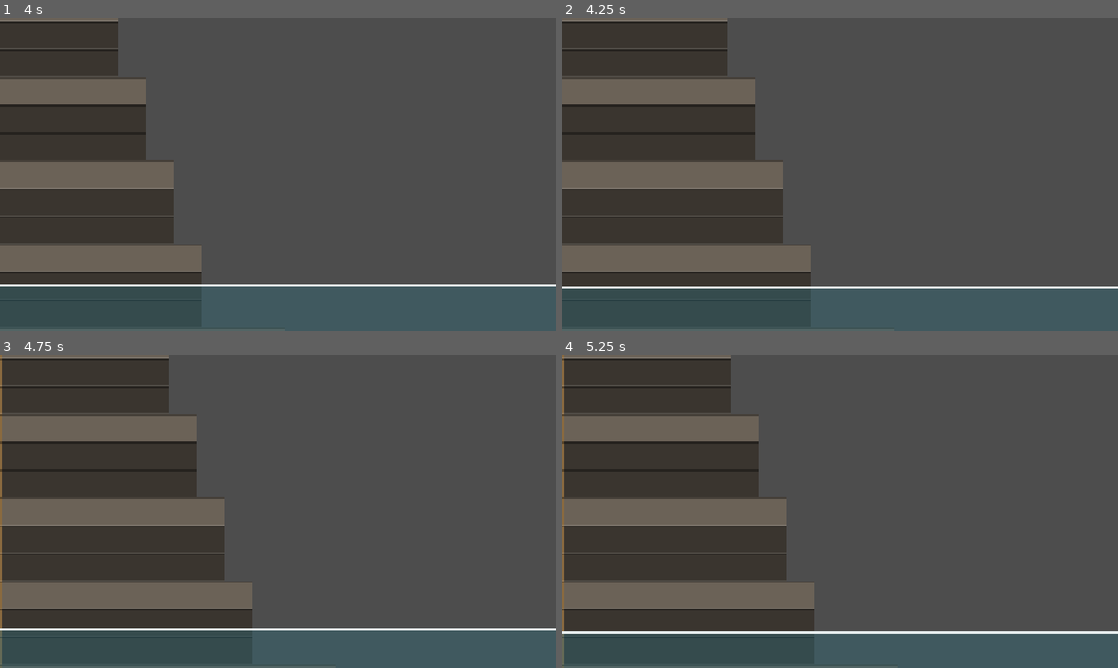
Above: before the commit, frames 1-4 (two rows, left to right).
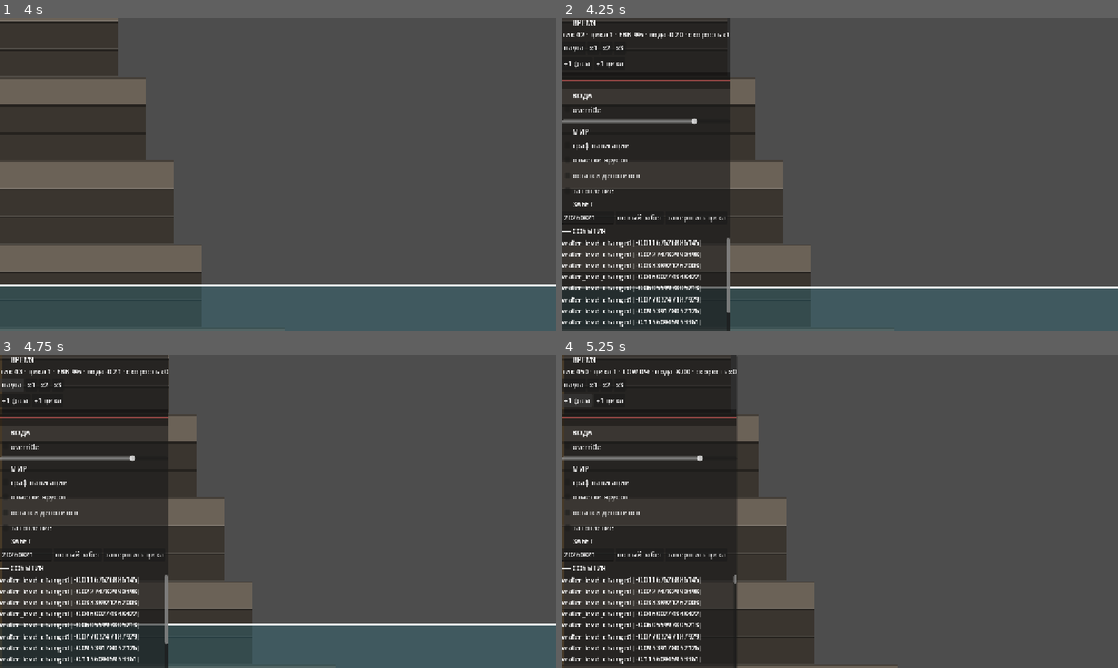
Above: after the commit, the same moments.

Repository: letbakty/tidebound
Game: Godot game, scene res://game/main.tscn
Same seed, same stepped clock (60 frames per second), same inputs: the game is played once before the commit and once after it.
Inputs (mouse positions are in pixels of both pictures, inside the frame that each line leads up to):
- Up to frame 1 (4 s): tap Enter at 0.5, 3.5 s; move the mouse to (400, 158) at 0.52 s; hold D (pan_right) 0.53-1.25 s; tap M (beacon) at 0.6 s; click (400, 158) at 0.67 s; drag from (166, 190) to (250, 237) at 1.27 s; tap Space (recall) at 2 s; move the mouse to (333, 105) at 2.02 s; hold D (pan_right) 2.03-2.75 s; tap P (policies) at 2.1 s; click (333, 105) at 2.17 s; drag from (250, 237) to (111, 127) at 2.77 s; move the mouse to (444, 221) at 3.52 s; hold A (pan_left) from 3.53 s (still down); tap 1 (speed_1) at 3.6 s; click (444, 221) at 3.67 s
- Up to frame 2 (4.25 s): keep holding A (pan_left); tap F1 (debug_panel) at 4.15 s
- Up to frame 3 (4.75 s): release A (pan_left) at 4.25 s; click (11, 386) at 4.25 s, where only the run after the commit has a clickable "пауза"
- Up to frame 4 (5.25 s): click (578, 401) at 5 s, where only the run after the commit has a clickable "+1 фаза"

Frame 1 is identical in both runs. In frame 2, 16% of the frame differs, in the area x 0-31%, y 0-100%; in frame 3, 17%; in frame 4, 19%, in the area x 0-100%, y 0-100%.

Commit message:
Этап 03: дебаг-панель и оверлеи мира
debug/debug_panel.gd+tscn: F1-тумблер, секции Время/Вода/Мир/Забег/События,
график времени тика, кольцевой буфер лога на 200 строк, подписка на все 45
сигналов Events рефлексией (заодно санитария сигналов для этапа 19).
debug/debug_overlay.gd: граф навигации, отметки ярусов, остатки депозитов,
затопление; перерисовка по событиям, ранний выход при выключенных оверлеях.
sim/tide.gd: level_override (NAN = выкл), в сейв не пишется.
autoload/game.gd: debug_fast_forward + флаг fast_forwarding, счёт тиков до
границы фазы/цикла.

Проверено на живой сцене: F1 работает при фокусе в поле сида, оверрайд воды
двигает WaterView и is_flooded в тот же кадр, лог не растёт сверх 200,
ошибок маппинга событий нет. Панель создаётся через load() под
OS.is_debug_build(), а не прячется.

Diff:
--- a/godot/autoload/game.gd
+++ b/godot/autoload/game.gd
@@ -21,6 +21,9 @@
 ## Сколько событий не нашли своего сигнала. Этапу 19 это даёт бесплатную
 ## «санитарию сигналов»: прогон забега с проверкой, что счётчик остался нулём.
 var _error_count: int = 0
+## Поднят на время промотки времени дебаг-панелью: View-ноды пропускают
+## анимации и создают/удаляют себя без Tween'ов.
+var fast_forwarding: bool = false
 
 func _physics_process(delta: float) -> void:
 	if speed == 0 or world == null:
@@ -70,6 +73,34 @@
 		return 0.0
 	return float(world.clock.total_ticks()) * STEP + _accum
 
+## Промотка времени для дебаг-панели (этап 03). Гейт стоит здесь, а не только
+## в панели: один рубеж защиты — это ноль рубежей.
+func debug_fast_forward(ticks: int) -> void:
+	if not OS.is_debug_build() or world == null:
+		return
+	# View-ноды по этому флагу пропускают анимации: 3000 пачек сигналов подряд
+	# иначе захлебнут UI созданием Tween'ов (research/13 §8).
+	fast_forwarding = true
+	for i: int in ticks:
+		world.tick()
+		_flush_events()
+	fast_forwarding = false
+
+## Тиков до ближайшей границы фазы / цикла — для кнопок «+1 фаза» и «+1 цикл».
+func debug_ticks_to_next_phase() -> int:
+	if world == null:
+		return 0
+	return maxi(1, world.clock.phase_len(world.clock.phase) - world.clock.tick_in_phase)
+
+func debug_ticks_to_next_cycle() -> int:
+	if world == null:
+		return 0
+	var left: int = debug_ticks_to_next_phase()
+	var p: int = int(world.clock.phase)
+	for i: int in range(p + 1, SimTypes.PHASE_ORDER.size()):
+		left += world.clock.phase_len(i as SimTypes.Phase)
+	return left
+
 func tick_budget_ms() -> float:
 	return _tick_budget_ms
 
--- /dev/null
+++ b/godot/debug/debug_overlay.gd
@@ -0,0 +1,117 @@
+class_name DebugOverlay
+extends Node2D
+## Оверлеи мира: граф навигации, отметки ярусов, остатки депозитов, затопление.
+##
+## Живёт ВНУТРИ World (в мировом SubViewport), а не на DebugLayer: рисует
+## мировые координаты и получает трансформацию камеры бесплатно. На CanvasLayer
+## пришлось бы переводить мир→экран вручную каждый кадр (research/13 §2).
+
+const COL_EDGE: Color = Color("7fd8a0", 0.85)
+const COL_NODE: Color = Color("e8eff0", 0.9)
+const COL_MARK: Color = Color("ffcc66", 0.55)
+const COL_DEPOSIT: Color = Color("ffffff", 0.95)
+const COL_FLOOD: Color = Color("3aa0d8", 0.22)
+
+var show_graph: bool = false
+var show_marks: bool = false
+var show_deposits: bool = false
+var show_flood: bool = false
+
+var _dirty: bool = false
+var _font: Font = ThemeDB.fallback_font
+var _font_size: int = ThemeDB.fallback_font_size
+
+func _ready() -> void:
+	z_index = 100
+	# unbind(n) отбрасывает лишние аргументы: подключить сигнал с аргументами
+	# к методу без них напрямую нельзя — обработчик молча не вызовется.
+	Events.water_level_changed.connect(_mark_dirty.unbind(1))
+	Events.deposit_changed.connect(_mark_dirty.unbind(1))
+	Events.phase_changed.connect(_mark_dirty.unbind(2))
+	Events.building_placed.connect(_mark_dirty.unbind(1))
+	Events.run_started.connect(_mark_dirty.unbind(1))
+
+func set_flag(name: String, on: bool) -> void:
+	match name:
+		"graph": show_graph = on
+		"marks": show_marks = on
+		"deposits": show_deposits = on
+		"flood": show_flood = on
+		_: push_warning("DebugOverlay: неизвестный оверлей '%s'" % name)
+	queue_redraw()
+
+func _mark_dirty() -> void:
+	_dirty = true
+
+func _process(_delta: float) -> void:
+	# Пачка событий одного кадра схлопывается в одну перерисовку. Здесь же
+	# единственное место, куда добавить «не чаще 10 Гц», если станет тяжело.
+	if _dirty:
+		_dirty = false
+		queue_redraw()
+
+func _draw() -> void:
+	# Ничего не включено — ноль работы, включая обход площадок.
+	if not (show_graph or show_marks or show_deposits or show_flood):
+		return
+	if Game.world == null:
+		return
+	var t: Terrain = Game.world.terrain
+	if show_flood:
+		_draw_flood(t, Game.world.tide.level)
+	if show_marks:
+		_draw_marks(t)
+	if show_graph:
+		_draw_graph(t)
+	if show_deposits:
+		_draw_deposits(t)
+
+func _platform_center(p: Dictionary) -> Vector2:
+	return Vector2(
+		float(int(p["x0"]) + int(p["x1"]) + 1) * 0.5 * float(WorldGeo.TILE),
+		float(Balance.mark_to_floor_cell_y(int(p["mark"])) * WorldGeo.TILE))
+
+func _draw_graph(t: Terrain) -> void:
+	for l: Dictionary in t.ladders:
+		var a: int = t.platform_of_mark(int(l["mark_top"]))
+		var b: int = t.platform_of_mark(int(l["mark_top"]) - 1)
+		if a < 0 or b < 0:
+			continue
+		draw_line(_platform_center(t.platforms[a]), _platform_center(t.platforms[b]),
+			COL_EDGE, 2.0)
+	for p: Dictionary in t.platforms:
+		var c: Vector2 = _platform_center(p)
+		draw_circle(c, 4.0, COL_EDGE, true)
+		_text(c + Vector2(6.0, -6.0), "#%d" % int(p["id"]), COL_NODE)
+
+func _draw_marks(t: Terrain) -> void:
+	var right: float = float(Game.cliff_def().width * WorldGeo.TILE)
+	for p: Dictionary in t.platforms:
+		var mark: int = int(p["mark"])
+		var y: float = WorldGeo.mark_to_world_y(float(mark))
+		draw_line(Vector2(0.0, y), Vector2(right, y), COL_MARK, 1.0)
+		_text(Vector2(2.0, y), "%+d" % mark, COL_MARK)
+
+func _draw_deposits(t: Terrain) -> void:
+	for d: Dictionary in t.deposits:
+		var pos: Vector2 = WorldGeo.cell_to_world(d["cell"] as Vector2i)
+		_text(pos + Vector2(2.0, float(WorldGeo.TILE)), str(int(d["amount"])), COL_DEPOSIT)
+
+## Затопление зависит только от отметки, поэтому ярус тонет целиком —
+## один прямоугольник на площадку вместо заливки по клеткам.
+func _draw_flood(t: Terrain, level: float) -> void:
+	for p: Dictionary in t.platforms:
+		var mark: int = int(p["mark"])
+		var cell: Vector2i = Vector2i(int(p["x0"]), Balance.mark_to_floor_cell_y(mark))
+		if not t.is_flooded(cell, level):
+			continue
+		var x0: float = float(int(p["x0"]) * WorldGeo.TILE)
+		var w: float = float((int(p["x1"]) - int(p["x0"]) + 1) * WorldGeo.TILE)
+		var y0: float = float(Balance.mark_to_first_cell_y(mark) * WorldGeo.TILE)
+		draw_rect(Rect2(x0, y0, w, float(WorldGeo.PX_PER_MARK)), COL_FLOOD, true)
+
+## draw_string рисует по базовой линии, а не по верху текста: без сдвига
+## подпись отметки окажется выше своей линии.
+func _text(pos: Vector2, s: String, col: Color) -> void:
+	draw_string(_font, pos + Vector2(0.0, float(_font_size) * 0.35), s,
+		HORIZONTAL_ALIGNMENT_LEFT, -1.0, _font_size, col)
--- /dev/null
+++ b/godot/debug/debug_panel.gd
@@ -0,0 +1,296 @@
+extends Control
+## Дебаг-панель: время, вода, оверлеи, забег, лог сигналов. F1 — тумблер.
+##
+## Живёт на DebugLayer главной сцены (CanvasLayer layer=100 из этапа 00) —
+## в НАТИВНОМ разрешении, а не в мировом вьюпорте: иначе текст пикселизуется
+## вместе с миром и становится нечитаемым (research/13 §2).
+##
+## Создаётся только в debug-сборке, и создаётся, а не прячется: скрытая панель
+## утащила бы в релиз сцену, скрипт и все подписки на Events.
+
+const LOG_MAX: int = 200
+const PANEL_W: float = 340.0
+const GRAPH_SAMPLES: int = 120
+const TICK_BUDGET_MS: float = 2.0     # бюджет тика из docs/00 §16
+
+var _overlay: DebugOverlay = null
+var _log: Array[String] = []
+var _log_dirty: bool = false
+var _samples: PackedFloat32Array = PackedFloat32Array()
+var _touch_ids: Dictionary[int, bool] = {}
+
+var _box: VBoxContainer = null
+var _time_label: Label = null
+var _log_label: Label = null
+var _graph: Control = null
+var _water_slider: HSlider = null
+var _water_on: CheckBox = null
+var _seed_edit: LineEdit = null
+
+## world — корень мира: в него кладётся оверлей, потому что он рисует
+## мировые координаты.
+func setup(world: Node2D) -> void:
+	_overlay = DebugOverlay.new()
+	_overlay.name = "DebugOverlay"
+	world.add_child(_overlay)
+
+func _ready() -> void:
+	set_anchors_preset(Control.PRESET_LEFT_WIDE)
+	mouse_filter = Control.MOUSE_FILTER_IGNORE
+	visible = false
+	_build_ui()
+	_connect_all_events()
+
+func _build_ui() -> void:
+	var panel: PanelContainer = PanelContainer.new()
+	panel.set_anchors_preset(Control.PRESET_TOP_LEFT)
+	panel.custom_minimum_size = Vector2(PANEL_W, 0.0)
+	panel.mouse_filter = Control.MOUSE_FILTER_STOP
+	add_child(panel)
+
+	_box = VBoxContainer.new()
+	panel.add_child(_box)
+
+	# --- Время ---
+	_head("ВРЕМЯ")
+	_time_label = _label("—")
+	var speeds: HBoxContainer = _row()
+	for m: int in 4:
+		var b: Button = Button.new()
+		b.text = "пауза" if m == 0 else "×%d" % m
+		b.pressed.connect(func() -> void: Game.cmd_set_speed(m))
+		speeds.add_child(b)
+	var skips: HBoxContainer = _row()
+	_button(skips, "+1 фаза", func() -> void:
+		Game.debug_fast_forward(Game.debug_ticks_to_next_phase()))
+	_button(skips, "+1 цикл", func() -> void:
+		Game.debug_fast_forward(Game.debug_ticks_to_next_cycle()))
+	_graph = Control.new()
+	_graph.custom_minimum_size = Vector2(0.0, 40.0)
+	_graph.draw.connect(_draw_graph)
+	_box.add_child(_graph)
+
+	# --- Вода ---
+	_head("ВОДА")
+	_water_on = CheckBox.new()
+	_water_on.text = "override"
+	_water_on.toggled.connect(_on_water_override_toggled)
+	_box.add_child(_water_on)
+	_water_slider = HSlider.new()
+	_water_slider.min_value = -12.0
+	_water_slider.max_value = 3.0
+	_water_slider.step = 0.1
+	_water_slider.value = 0.0
+	_water_slider.value_changed.connect(_on_water_slider)
+	_box.add_child(_water_slider)
+
+	# --- Мир ---
+	_head("МИР")
+	for pair: Array in [["graph", "граф навигации"], ["marks", "отметки ярусов"],
+			["deposits", "остатки депозитов"], ["flood", "затопление"]]:
+		var cb: CheckBox = CheckBox.new()
+		cb.text = str(pair[1])
+		var key: String = str(pair[0])
+		cb.toggled.connect(func(on: bool) -> void:
+			if _overlay != null:
+				_overlay.set_flag(key, on))
+		_box.add_child(cb)
+
+	# --- Забег ---
+	_head("ЗАБЕГ")
+	var run_row: HBoxContainer = _row()
+	_seed_edit = LineEdit.new()
+	_seed_edit.placeholder_text = "сид"
+	_seed_edit.text = "20260821"
+	_seed_edit.custom_minimum_size = Vector2(120.0, 0.0)
+	run_row.add_child(_seed_edit)
+	_button(run_row, "новый забег", _on_new_run)
+	_button(run_row, "завершить цикл", func() -> void:
+		Game.debug_fast_forward(Game.debug_ticks_to_next_cycle()))
+
+	_head("СОБЫТИЯ")
+	var scroll: ScrollContainer = ScrollContainer.new()
+	scroll.custom_minimum_size = Vector2(0.0, 220.0)
+	_box.add_child(scroll)
+	# Label, а не RichTextLabel: BBCode не нужен, а перерасчёт лейаута на
+	# каждый append за забег съел бы больше, чем сама симуляция.
+	_log_label = Label.new()
+	_log_label.autowrap_mode = TextServer.AUTOWRAP_OFF
+	scroll.add_child(_log_label)
+
+func _head(text: String) -> void:
+	var l: Label = Label.new()
+	l.text = "── " + text
+	_box.add_child(l)
+
+func _label(text: String) -> Label:
+	var l: Label = Label.new()
+	l.text = text
+	_box.add_child(l)
+	return l
+
+func _row() -> HBoxContainer:
+	var h: HBoxContainer = HBoxContainer.new()
+	_box.add_child(h)
+	return h
+
+func _button(parent: Node, text: String, cb: Callable) -> void:
+	var b: Button = Button.new()
+	b.text = text
+	b.pressed.connect(cb)
+	parent.add_child(b)
+
+# --- Ввод -----------------------------------------------------------------
+
+## _unhandled_input, а не _input: иначе F1, нажатая при фокусе в поле сида,
+## и откроет панель, и напечатается в поле.
+func _unhandled_input(event: InputEvent) -> void:
+	if event.is_action_pressed("debug_panel"):
+		visible = not visible
+		get_viewport().set_input_as_handled()
+		return
+	_handle_overlay_hotkeys(event)
+	_handle_four_finger(event)
+
+func _handle_overlay_hotkeys(event: InputEvent) -> void:
+	for pair: Array in [["overlay_marks", "marks"], ["overlay_flood", "flood"],
+			["overlay_jobs", "graph"]]:
+		if not event.is_action_pressed(str(pair[0])):
+			continue
+		var key: String = str(pair[1])
+		if _overlay == null:
+			return
+		var now: bool = not _flag_of(key)
+		_overlay.set_flag(key, now)
+		_sync_checkbox(key, now)
+		get_viewport().set_input_as_handled()
+		return
+
+func _flag_of(key: String) -> bool:
+	match key:
+		"graph": return _overlay.show_graph
+		"marks": return _overlay.show_marks
+		"deposits": return _overlay.show_deposits
+		"flood": return _overlay.show_flood
+	return false
+
+func _sync_checkbox(key: String, on: bool) -> void:
+	var titles: Dictionary = {
+		"graph": "граф навигации", "marks": "отметки ярусов",
+		"deposits": "остатки депозитов", "flood": "затопление",
+	}
+	for n: Node in _box.get_children():
+		var cb: CheckBox = n as CheckBox
+		if cb != null and cb.text == str(titles.get(key, "")):
+			cb.set_pressed_no_signal(on)
+
+## Заглушка-хук четырёхпальцевого тапа. Счёт по index, а не инкрементом:
+## при потере события «отпускание» счётчик залипал бы навсегда.
+func _handle_four_finger(event: InputEvent) -> void:
+	var t: InputEventScreenTouch = event as InputEventScreenTouch
+	if t == null:
+		return
+	if t.pressed:
+		_touch_ids[t.index] = true
+	else:
+		_touch_ids.erase(t.index)
+	if t.pressed and _touch_ids.size() >= 4:
+		visible = not visible
+
+# --- Обновление -----------------------------------------------------------
+
+func _process(_delta: float) -> void:
+	# Закрытая панель не должна стоить ничего.
+	if not visible:
+		return
+	_refresh_time()
+	if _log_dirty:
+		_log_dirty = false
+		_log_label.text = "\n".join(_log)
+	_samples.append(Game.tick_budget_ms())
+	if _samples.size() > GRAPH_SAMPLES:
+		_samples.remove_at(0)
+	_graph.queue_redraw()
+
+func _refresh_time() -> void:
+	if Game.world == null:
+		_time_label.text = "забег не начат"
+		return
+	var c: SimClock = Game.world.clock
+	_time_label.text = "тик %d · цикл %d · %s %d%% · вода %.2f · скорость ×%d" % [
+		c.total_ticks(), c.cycle, SimTypes.phase_name(int(c.phase)),
+		int(c.phase_progress() * 100.0), Game.world.tide.level, Game.speed]
+
+func _draw_graph() -> void:
+	var h: float = _graph.size.y
+	var w: float = _graph.size.x
+	_graph.draw_rect(Rect2(0.0, 0.0, w, h), Color(0, 0, 0, 0.35), true)
+	var budget_y: float = h - h * 0.5
+	_graph.draw_line(Vector2(0.0, budget_y), Vector2(w, budget_y),
+		Color(1.0, 0.4, 0.4, 0.5), 1.0)
+	if _samples.size() < 2:
+		return
+	var pts: PackedVector2Array = PackedVector2Array()
+	for i: int in _samples.size():
+		pts.append(Vector2(w * float(i) / float(GRAPH_SAMPLES),
+			h - clampf(_samples[i] / (TICK_BUDGET_MS * 2.0), 0.0, 1.0) * h))
+	_graph.draw_polyline(pts, Color("7fd8a0"), 1.0)
+
+# --- Вода -----------------------------------------------------------------
+
+func _on_water_override_toggled(on: bool) -> void:
+	if Game.world == null:
+		return
+	Game.world.tide.level_override = _water_slider.value if on else NAN
+	_push_water()
+
+func _on_water_slider(v: float) -> void:
+	if Game.world == null or not _water_on.button_pressed:
+		return
+	Game.world.tide.level_override = v
+	_push_water()
+
+## Оверрайд обязан двигать воду и is_flooded в тот же кадр, даже на паузе,
+## когда тика не будет.
+func _push_water() -> void:
+	var tide: Tide = Game.world.tide
+	if not is_nan(tide.level_override):
+		tide.level = tide.level_override
+	Events.water_level_changed.emit(tide.level)
+
+func _on_new_run() -> void:
+	Game.cmd_new_run(_seed_edit.text.to_int())
+
+# --- Лог сигналов ---------------------------------------------------------
+
+## Подписка на ВСЕ сигналы Events рефлексией: сигналы, добавленные будущими
+## этапами, попадут в лог сами. Заодно это «санитария сигналов» этапа 19.
+##
+## bind() тут не годится: он дописывает аргумент в конец, арность у сигналов
+## разная — сигнатура не совпадёт, и обработчик молча не вызовется.
+func _connect_all_events() -> void:
+	for sig: Dictionary in Events.get_signal_list():
+		var sname: String = str(sig["name"])
+		var argc: int = (sig["args"] as Array).size()
+		var cb: Callable
+		match argc:
+			0:
+				cb = func() -> void: _log_event(sname, [])
+			1:
+				cb = func(a1: Variant) -> void: _log_event(sname, [a1])
+			2:
+				cb = func(a1: Variant, a2: Variant) -> void: _log_event(sname, [a1, a2])
+			_:
+				push_warning("DebugPanel: сигнал %s с %d аргументами не логируется"
+					% [sname, argc])
+				continue
+		Events.connect(sname, cb)
+
+func _log_event(sname: String, args: Array) -> void:
+	# sim_ticked идёт 10 раз в секунду и вытеснил бы из буфера всё остальное.
+	if sname == "sim_ticked":
+		return
+	_log.append("%s %s" % [sname, str(args)])
+	if _log.size() > LOG_MAX:
+		_log.remove_at(0)
+	_log_dirty = true
--- /dev/null
+++ b/godot/debug/debug_panel.tscn
@@ -0,0 +1,13 @@
+[gd_scene load_steps=2 format=3]
+
+[ext_resource type="Script" path="res://debug/debug_panel.gd" id="1_panel"]
+
+[node name="DebugPanel" type="Control"]
+layout_mode = 3
+anchors_preset = 15
+anchor_right = 1.0
+anchor_bottom = 1.0
+grow_horizontal = 2
+grow_vertical = 2
+mouse_filter = 2
+script = ExtResource("1_panel")
--- a/godot/game/main.gd
+++ b/godot/game/main.gd
@@ -25,7 +25,22 @@
 	Game.cmd_new_run(DEV_SEED)
 	world_view = (load(WORLD_SCENE) as PackedScene).instantiate() as Node2D
 	world_viewport.add_child(world_view)
+	_spawn_debug_panel()
 	Game.cmd_set_speed(1)
+
+## Дебаг-панель именно СОЗДАЁТСЯ по гейту, а не прячется: скрытая утащила бы
+## в релиз сцену, скрипт и все подписки на Events.
+## load(), а не preload(): preload разрешается на этапе компиляции и попал бы
+## в сборку независимо от условия (research/13 §3).
+func _spawn_debug_panel() -> void:
+	if not OS.is_debug_build():
+		return
+	var scn: PackedScene = load("res://debug/debug_panel.tscn") as PackedScene
+	if scn == null:
+		return                      # release-пресет вырезает res://debug/*
+	var panel: Control = scn.instantiate() as Control
+	debug_layer.add_child(panel)
+	panel.call("setup", world_view)
 
 func _on_phase_changed(phase: int, cycle: int) -> void:
 	print("[sim] цикл %d, фаза %s, вода %.2f" % [
--- a/godot/sim/tide.gd
+++ b/godot/sim/tide.gd
@@ -19,6 +19,14 @@
 var _ticks_since_emit: int = 0
 var _last_emitted: float = Balance.HIGH_LEVEL
 
+## Дебаг-оверрайд уровня (этап 03). NAN = выключено; сравнивать только через
+## is_nan(), потому что NAN == NAN даёт false.
+##
+## РЕШЕНИЕ: в сейв НЕ попадает и после загрузки всегда NAN. JSON не умеет
+## non-finite числа (NAN стал бы null, а float(null) = 0.0 — вода залипла бы
+## на нуле), и загруженный забег не должен уметь «застрять» в дебаг-режиме.
+var level_override: float = NAN
+
 ## Пересчитывает уровень по фазе и её прогрессу; возвращает события наружу.
 func update(clock: SimClock) -> Array[SimEvent]:
 	level = _level_for(clock)
@@ -33,6 +41,8 @@
 ## Кривая воды. Ключевые точки — docs/00 §4; между ними smoothstep,
 ## кроме Сигнала (там спека требует линейного подъёма).
 func _level_for(clock: SimClock) -> float:
+	if not is_nan(level_override):
+		return level_override
 	var p: float = clock.phase_progress()
 	match clock.phase:
 		SimTypes.Phase.EBB:
--- a/godot/tests/test_clock.gd
+++ b/godot/tests/test_clock.gd
@@ -120,6 +120,33 @@
 	t.run_ticks(w, 750 + 300 + 750)
 	t.check_approx(w.tide.level, 2.0, 0.01, "сизигия: плато HIGH +2")
 
+## Дебаг-оверрайд уровня (этап 03): подменяет кривую и НЕ попадает в сейв.
+static func test_level_override(t: TestCtx) -> void:
+	var w: SimWorld = _world(1)
+	t.run_ticks(w, 450 + 750)
+	t.check_approx(w.tide.level, -8.0, 0.01, "без оверрайда работает кривая")
+
+	w.tide.level_override = 2.5
+	t.run_ticks(w, 1)
+	t.check_approx(w.tide.level, 2.5, 0.001, "оверрайд подменяет уровень")
+	t.run_ticks(w, 500)
+	t.check_approx(w.tide.level, 2.5, 0.001, "и держится через смену фаз")
+
+	# NAN сравнивается только через is_nan: NAN == NAN даёт false.
+	var d: Dictionary = w.to_dict()
+	t.check(not d["tide"].has("level_override"), "оверрайд в сейв не попадает")
+	var restored: SimWorld = SimWorld.new()
+	restored.from_dict(d, _cliff())
+	t.check(is_nan(restored.tide.level_override),
+		"после загрузки оверрайд выключен — забег не застревает в дебаг-режиме")
+	t.run_ticks(restored, 1)
+	t.check(absf(restored.tide.level - 2.5) > 0.01,
+		"и уровень возвращается на кривую")
+
+	w.tide.level_override = NAN
+	t.run_ticks(w, 1)
+	t.check(absf(w.tide.level - 2.5) > 0.01, "снятие оверрайда возвращает кривую")
+
 # --- Детерминизм и сериализация -------------------------------------------
 
 static func test_determinism(t: TestCtx) -> void:
Not shown, added: godot/debug/debug_overlay.gd.uid
Not shown, added: godot/debug/debug_panel.gd.uid
